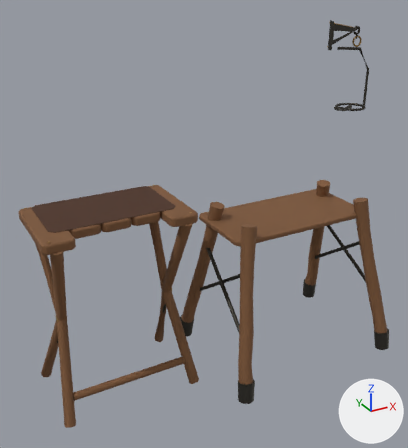
Before and after pictures for a commit that changed the FBX model unity/GloomhavenVR.Assets/Assets/Bundle/TownServices/Furniture/merchant.fbx.
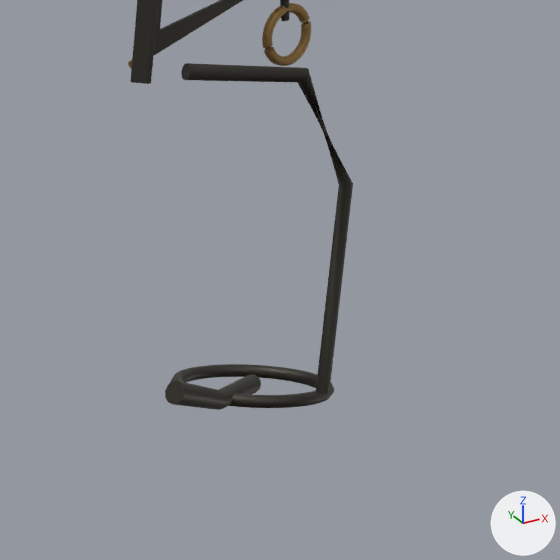
Each version appears first whole from a 50 mm lens placed at (-0.773, -2.502, 1.946), pointed at (0.469, -0.243, 0.817), and next in a close-up on the part from 74% to 100% of the width and 8% to 31% of the height. Lighting does not change. The marker at lower right points along +X, +Y and +Z. The last two pictures show the newer version. Vertices at exactly the same position are counted once.

The older version as bpy lines, for what is in view:
```python
me_lantern_worn_web_edge = bpy.data.meshes.new('Lantern worn web edge')
me_lantern_worn_web_edge.from_pydata(...)  # 496 vertices, 412 faces; spans x -0.33..1.54, y -0.39..0.04, z 0.46..1.72
me_lantern_worn_web_edge.materials.append(mat_brass)  # brown #a07e4b
me_trestle_diagonal_iron_stay = bpy.data.meshes.new('Trestle diagonal iron stay')
me_trestle_diagonal_iron_stay.from_pydata(...)  # 1034 vertices, 966 faces; spans x -0.29..1.6, y -0.58..0.0, z 0.3..1.73
me_trestle_diagonal_iron_stay.materials.append(mat_forgediron)  # dark grey #48453f
# before: 632 (1.35, -0.13, 1.28) at pixel (165, 390), 633 (1.34, -0.13, 1.28) at pixel (165, 396), 634 (1.34, -0.14, 1.27) at pixel (167, 401), 635 (1.35, -0.14, 1.27) at pixel (172, 404), 636 (1.35, -0.15, 1.27) at pixel (177, 403)
# before: 637 (1.35, -0.15, 1.28) at pixel (181, 400), 638 (1.35, -0.15, 1.28) at pixel (184, 394), 639 (1.35, -0.15, 1.29) at pixel (184, 388), 640 (1.35, -0.15, 1.29) at pixel (182, 383), 641 (1.35, -0.14, 1.3) at pixel (177, 380)
# before: 642 (1.35, -0.14, 1.29) at pixel (172, 381), 643 (1.35, -0.13, 1.29) at pixel (167, 385)
ob_merchant_brass = bpy.data.objects.new('merchant_Brass', me_lantern_worn_web_edge)
ob_merchant_brass.location = (0.0, 0.0, 0.0)
ob_merchant_forgediron = bpy.data.objects.new('merchant_ForgedIron', me_trestle_diagonal_iron_stay)
ob_merchant_forgediron.location = (0.0, 0.0, 0.0)
```
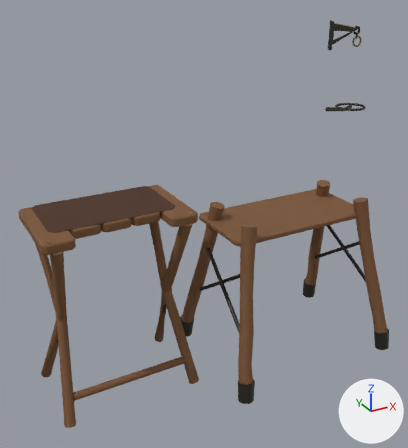
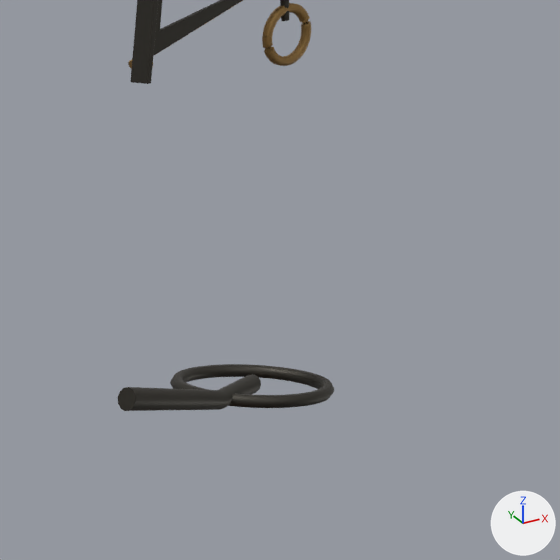
The edits, one by one:
me_trestle_diagonal_iron_stay is used by ob_merchant_forgediron; location (0.0, 0.0, 0.0).
Verts and faces of me_trestle_diagonal_iron_stay; kept vertices keep their numbers, new ones are numbered from 1034.
me_trestle_diagonal_iron_stay had 1034 vertices, 966 faces and spanned x -0.29..1.6, y -0.58..0.0, z 0.3..1.73.
me_trestle_diagonal_iron_stay now has 994 vertices, 934 faces and spans x -0.29..1.6, y -0.58..0.0, z 0.3..1.73.
me_trestle_diagonal_iron_stay part 1: the loose piece of 40 vertices spanning x 1.31..1.52, y -0.19..-0.15, z 1.27..1.61 is deleted.
Part 2, on me_trestle_diagonal_iron_stay:
Vertices 632, 635, 636, 643 move by (-0.07, 0.0, 0.0).
Vertices 633, 634, 637 to 642 move by (-0.06, 0.0, 0.0).

What differs and where, as boxes [x1, y1, x2, y2] in the close-ups (560 x 560 px; the box of a moved part takes in the faces that stretch with it):
'merchant_ForgedIron', reshaped
    before: [131, 0, 353, 410]
    after: [118, 0, 334, 411]
part 1 of me_trestle_diagonal_iron_stay, deleted
    before: [181, 63, 353, 394]
part 2 of me_trestle_diagonal_iron_stay, moved or reshaped
    before: [165, 381, 228, 410]
    after: [118, 387, 227, 411]
